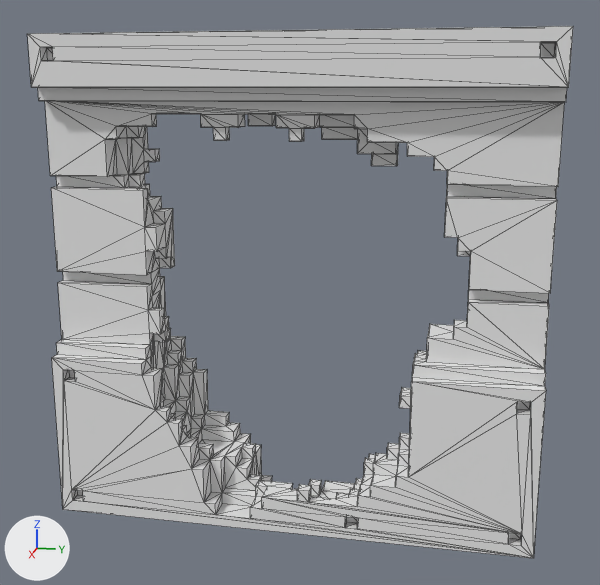
One commit to the OBJ model Assets/wall broken.obj: the scene before it, then after it.
Before and after are seen from a camera (50 mm lens) standing at (65.2, 13.5, 35.9) and looking at (0.0, 0.4, 19.6). Every picture has the same lights, and +X, +Y and +Z are marked at lower left. Mesh edges are drawn as thin lines. Where no turn or scale is listed for an object, it has been applied to the vertices. Vertices at the same position are counted once.

In view in the first picture: 'wall broken'.
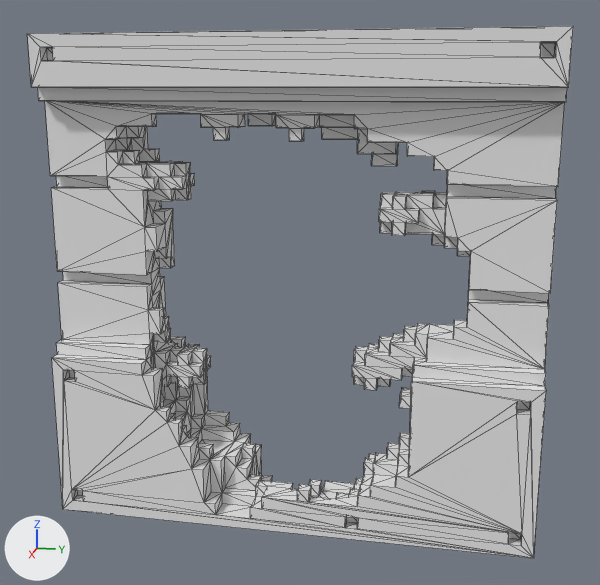
Commit message: broken wall

Changed parts and their boxes (x1, y1, x2, y2) in the pictures (600 x 585 px):
part 1 of me_wall_broken, built on
    before: (415, 354, 427, 358)
    after: (352, 323, 453, 390)
part 2 of me_wall_broken, built on
    after: (379, 191, 458, 248)
part 3 of me_wall_broken, built on
    before: (52, 138, 161, 201)
    after: (50, 138, 195, 227)
part 4 of me_wall_broken, built on
    before: (154, 278, 179, 399)
    after: (154, 341, 211, 399)

The change, as a diff of the scene's bpy script:
```diff
--- a/Assets/wall broken.obj.py
+++ b/Assets/wall broken.obj.py
@@ me_wall_broken @@
 # used by ob_wall_broken; location = (0.0, 0.0, 0.0)
-me_wall_broken.from_pydata(...)  # 794 vertices, 1580 faces; spans x -4.0..4.0, y -20.0..20.0, z 0.0..40.0
+me_wall_broken.from_pydata(...)  # 1049 vertices, 2092 faces; spans x -4.0..4.0, y -20.0..20.0, z 0.0..40.0
+# me_wall_broken part 1: 4 vertices removed from x -1.0..0.0, y 10.0..11.0, z 14.0..15.0; 76 vertices added at x -2.0..1.0, y 5.0..11.0, z 12.0..17.0
+# me_wall_broken part 2: 1 vertex removed from x 1.0, y 13.0, z 27.0; 76 vertices added at x -2.0..2.0, y 7.0..13.0, z 24.0..28.0
+# me_wall_broken part 3: 10 vertices removed from x -1.0..1.0, y -15.0..-13.0, z 27.0..29.0; 65 vertices added at x -2.0..2.0, y -15.0..-9.0, z 27.0..31.0
+# me_wall_broken part 4: 3 vertices removed from x -2.0..1.0, y -12.0, z 12.0; 56 vertices added at x -2.0..1.0, y -12.0..-8.0, z 11.0..14.0
 me_wall_broken.materials.append(mat_palette)
```
